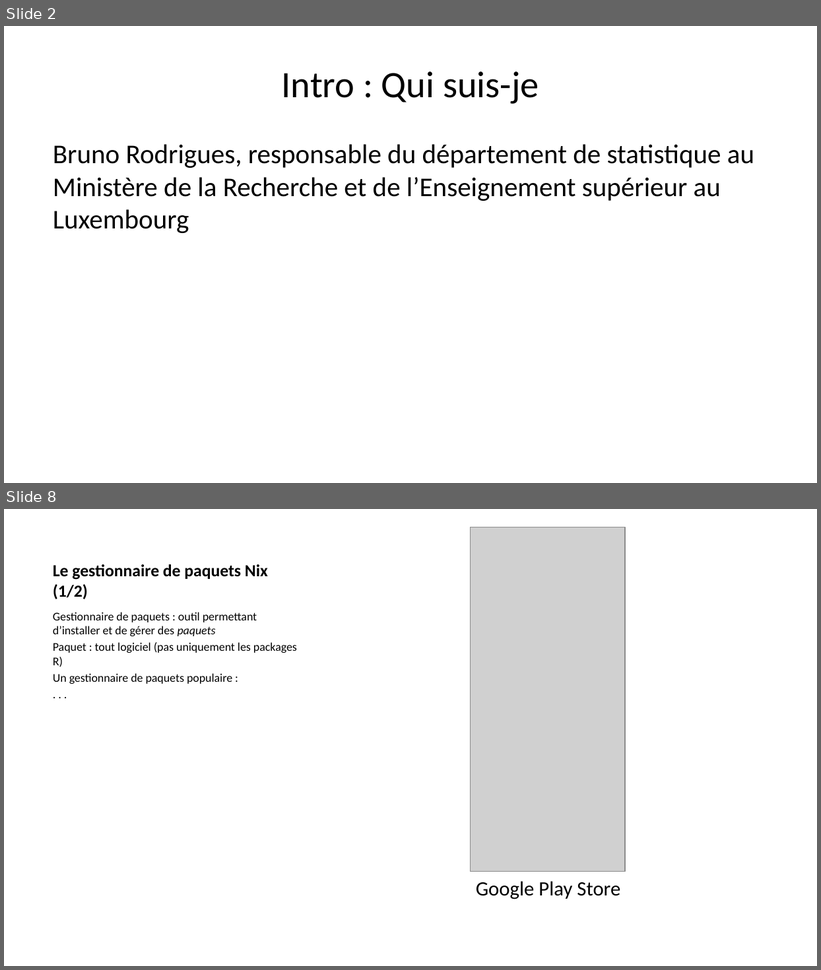
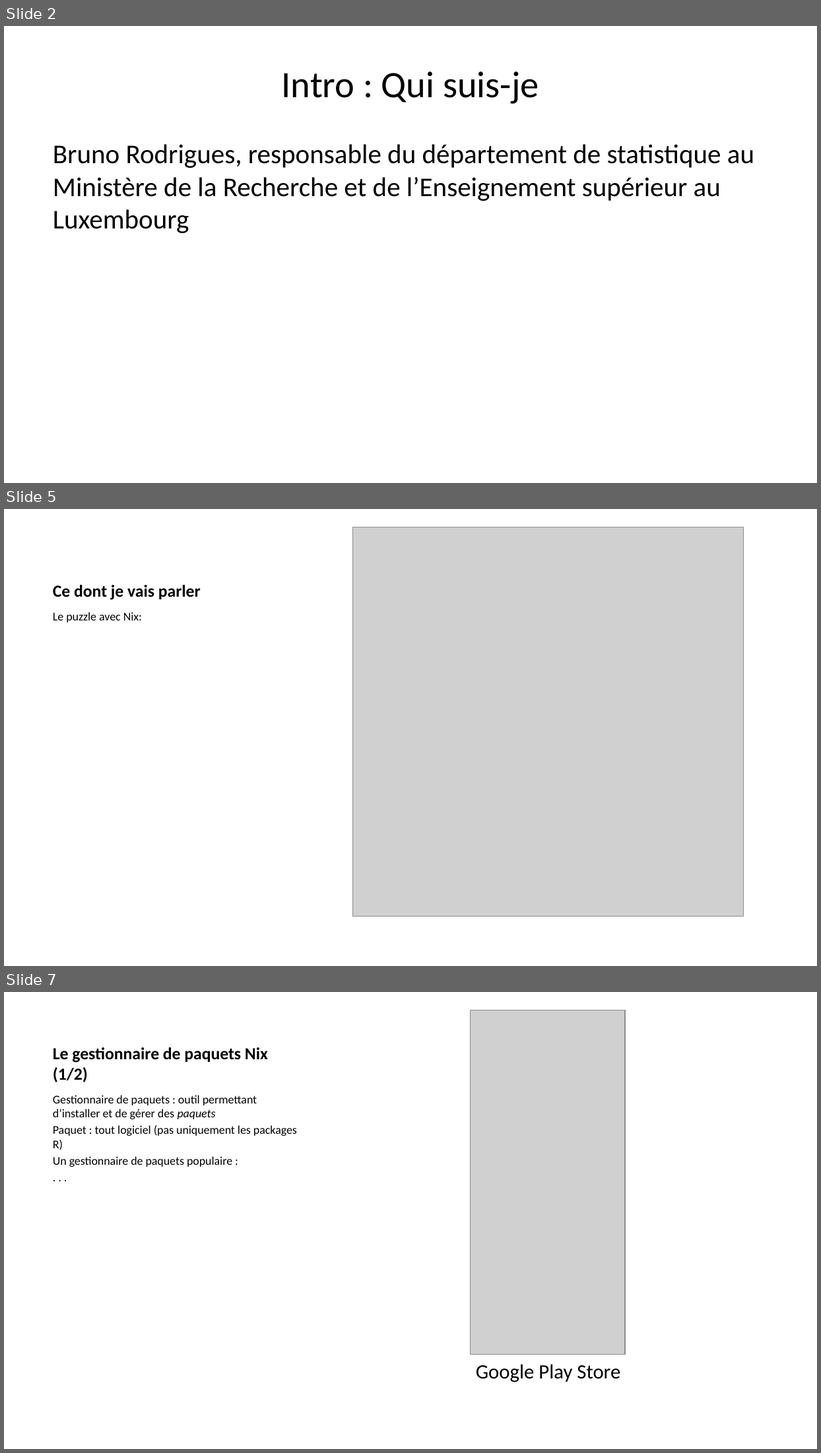
Before and after one commit to b-rodrigues/repro_rrr, a slide deck: docs/index.pptx. Shown one above the other, each under a label of ours: slides 2 and 8 before the commit, slides 2, 5 and 7 after it; the slides between them are not shown. The pictures are 821x970 and 821x1453 pixels, drawn with LibreOffice and Linux fonts; fonts in the diff are those of the drawing; grey boxes stand for pictures. Boxes give left, top, right and bottom in pixels: in the first picture for what was removed or moved away, otherwise in the second. Text is boxed around its words. In the diff, an @@ line names an element or a change of style, - is before the commit and + after.

```diff
--- a/docs/index.pptx
+++ b/docs/index.pptx
@@ slide 5 added at box(4, 509, 817, 966), background #FFFFFF @@
@@ picture added at box(353, 527, 744, 916) @@
@@ title added at box(53, 585, 201, 600), 15 pt, text #000000, bold @@
+Ce dont je vais parler
@@ text added at box(53, 612, 142, 623), 10.5 pt, text #000000 @@
+Le puzzle avec Nix:
@@ what was slide 8 is now slide 7 @@
```
Also in this commit, not shown: 3 slides changed, 2 other slides added, 3 slides removed, 15 other files.
